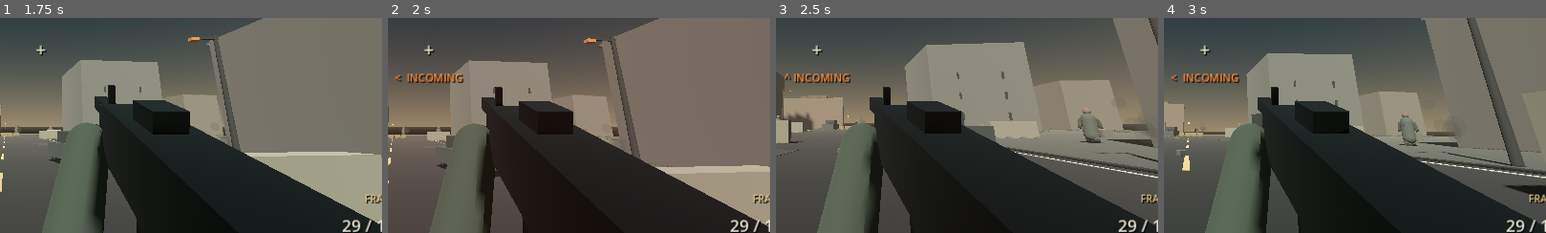
Above: before the commit, frames 1-4 (left to right).
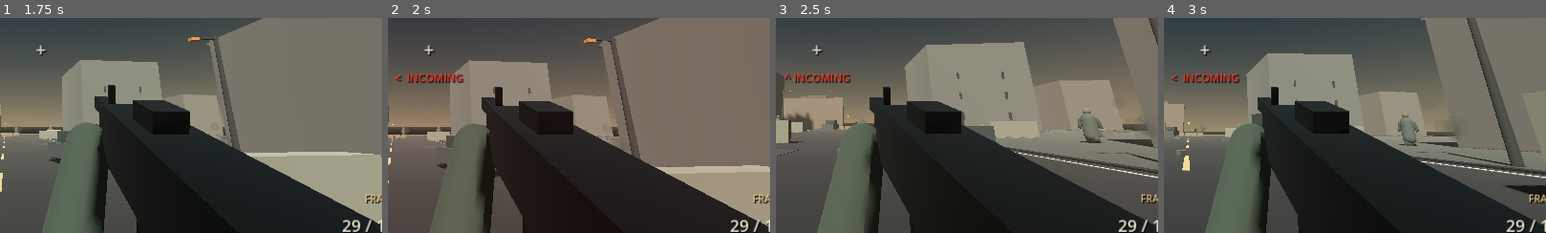
Above: after the commit, the same moments.

Repository: Liladizilla/operation-blackout
Game: Godot game, scene res://scenes/main.tscn
Same seed, same stepped clock (60 frames per second), same inputs: the game is played once before the commit and once after it.
Inputs (mouse positions are % of the whole screen's width and height, from its top left):
- Up to frame 1 (1.75 s): click "DEPLOY / BEGIN OPERATION" at 0.5 s; tap Enter at 1.25 s; move the mouse to (55, 50) at 1.27 s; hold W (move_forward) from 1.28 s (still down); tap Ctrl (crouch) at 1.35 s; click (55, 50) at 1.42 s; tap Space (jump) at 1.52 s
- Up to frame 2 (2 s): keep holding W (move_forward)
- Up to frame 3 (2.5 s): keep holding W (move_forward); move the mouse to (45, 50) at 2.02 s; tap F (interact) at 2.1 s; tap Space (jump) at 2.27 s
- Up to frame 4 (3 s): keep holding W (move_forward); move the mouse to (52, 48) at 2.77 s; tap Z (prone) at 2.85 s
The pictures show only the part of the screen within x 45-95%, y 43-93%; the shares and areas given below are measured in that part.

Frame 1 is identical in both runs. In frame 2, 0.3% of the frame differs, in the area x 2-20%, y 25-30%; in frame 3, 0.3%; in frame 4, 0.3%.

Commit message:
Restore incoming-damage HUD warning color

Diff:
--- a/scripts/hud.gd
+++ b/scripts/hud.gd
@@ -282,6 +282,7 @@
 func show_damage_direction(player_position: Vector3, player_basis: Basis, source_position: Vector3) -> void:
     if not is_instance_valid(damage_direction_label):
         return
+    damage_direction_label.add_theme_color_override("font_color", Color(0.92, 0.24, 0.16))
     var local_source: Vector3 = player_basis.inverse() * (source_position - player_position)
     if absf(local_source.x) > absf(local_source.z):
         damage_direction_label.text = "<  INCOMING" if local_source.x < 0.0 else "INCOMING  >"
